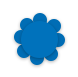
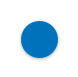
Layered file, before and after one edit (78x77). Changes by layer:
hid "Ellipse 1 copy 13" over [14, 30, 24, 44]
hid "Ellipse 1 copy 12" over [17, 44, 31, 58]
hid "Ellipse 1 copy 11" over [30, 55, 44, 65]
hid "Ellipse 1 copy 10" over [44, 47, 58, 61]
hid "Ellipse 1 copy 9" over [56, 33, 65, 47]
hid "Ellipse 1 copy 8" over [47, 19, 61, 33]
hid "Ellipse 1 copy 7" over [33, 13, 47, 23]
hid "Ellipse 1 copy 6" over [20, 18, 34, 32]
